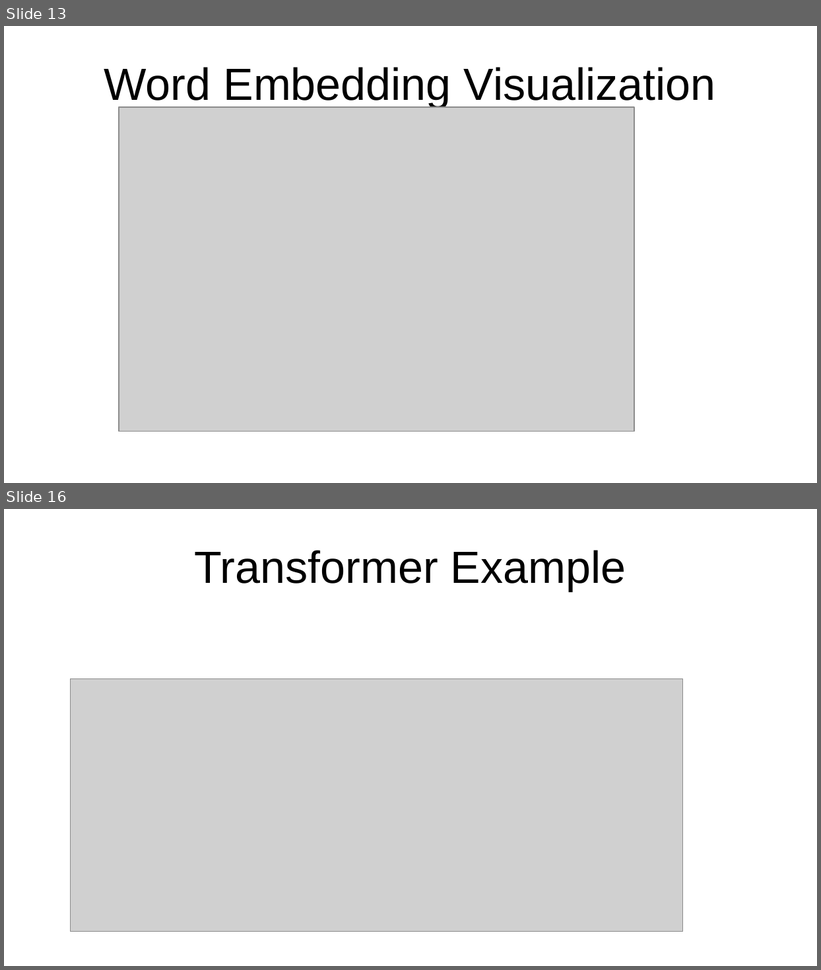
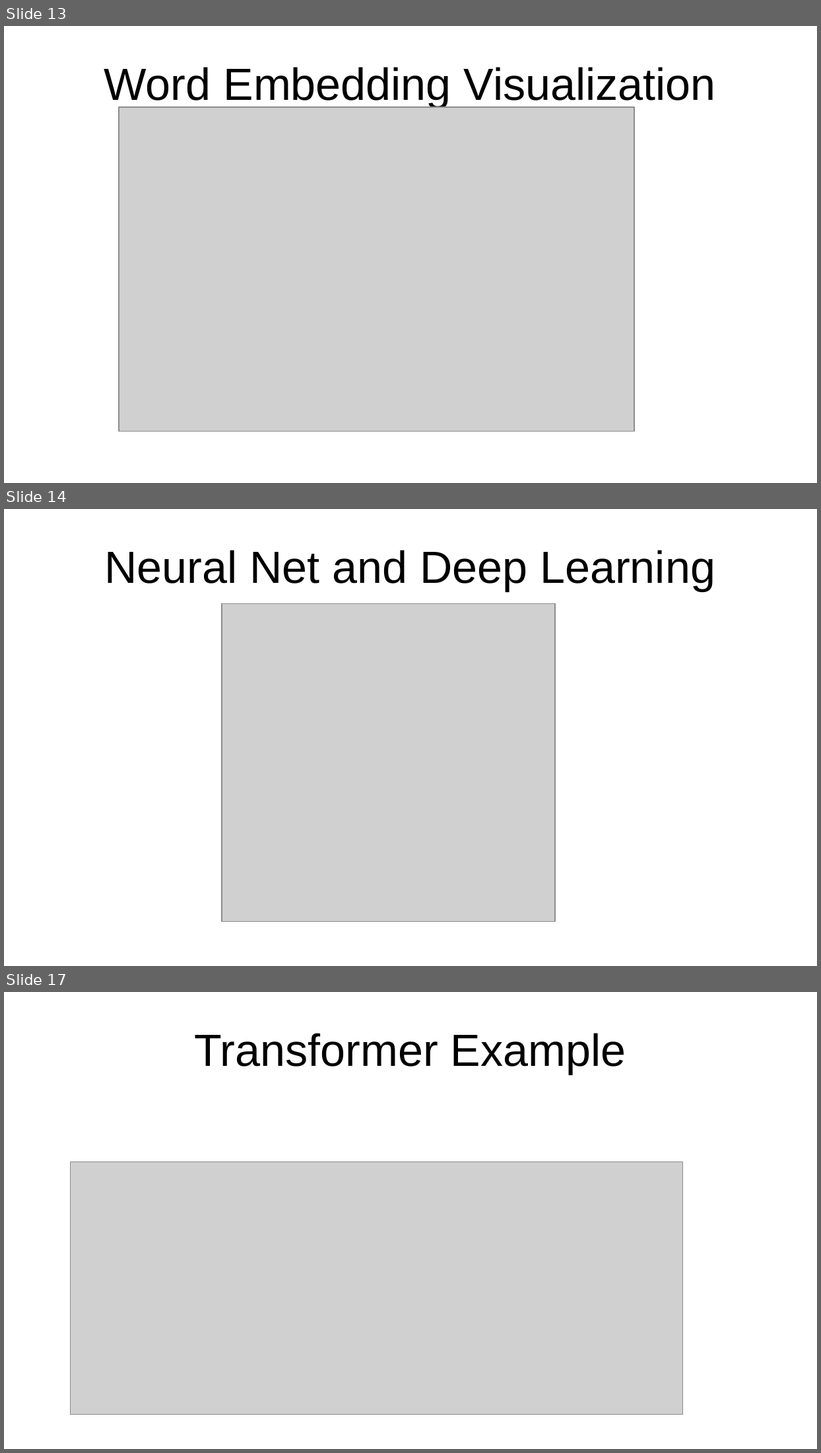
Before and after one commit to valliappanr/genai, a slide deck: nlp-presentation.odp. Shown one above the other, each under a label of ours: slides 13 and 16 before the commit, slides 13, 14 and 17 after it; the slides between them are not shown. The pictures are 821x970 and 821x1453 pixels, drawn with LibreOffice and Linux fonts; fonts in the diff are those of the drawing; grey boxes stand for pictures. Boxes give left, top, right and bottom in pixels: in the first picture for what was removed or moved away, otherwise in the second. Text is boxed around its words. In the diff, an @@ line names an element or a change of style, - is before the commit and + after.

```diff
--- a/nlp-presentation.odp
+++ b/nlp-presentation.odp
@@ slide 14 added at <box>4,509,817,966</box>, background #FFFFFF @@
@@ title added at <box>104,550,715,591</box>, 44 pt, text #000000 @@
+Neural Net and Deep Learning
@@ picture added at <box>222,603,555,921</box> @@
@@ what was slide 16 is now slide 17 @@
```
Also in this commit, not shown: 1 slide changed, 4 other slides added, 1 slide removed.
